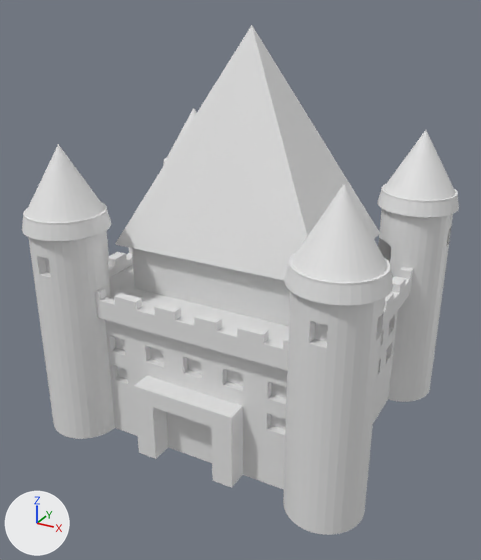
Two versions of the Blender file Assets/Models/Castle.blend, one commit apart.
One viewpoint serves both versions: a camera (50 mm lens) standing at (32.7, -61.7, 46.8) and looking at (0.0, -2.3, 17.1). The axes (+X, +Y, +Z) are drawn at lower left. The lights are the same throughout. The first picture is the older version.
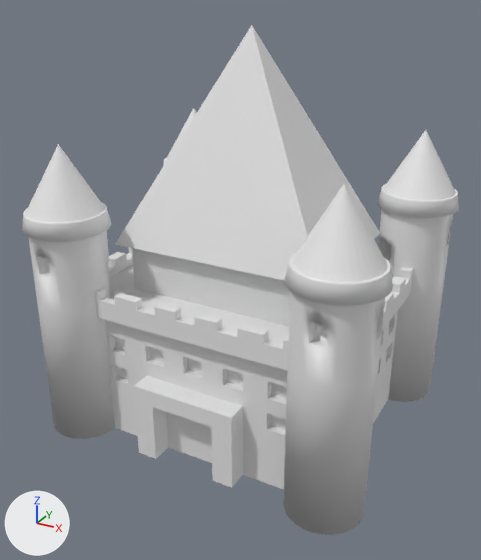
What differs and where, as boxes [x1, y1, x2, y2] in the pictures (481 x 560 px):
part 1 of me_cylinder_001, added
    after: [22, 210, 111, 259]
part 2 of me_cylinder_001, shading changed
    both: [24, 216, 115, 439]
part 3 of me_cylinder_002, added
    after: [284, 264, 393, 326]
part 4 of me_cylinder_002, shading changed
    both: [283, 269, 384, 535]
part 5 of me_cylinder_003, added
    after: [377, 189, 459, 234]
part 6 of me_cylinder_003, shading changed
    both: [379, 190, 454, 402]

Edits to the bpy script that builds the scene:
```text
Change me_cylinder_001:
    used by ob_cylinder; location = (-15.0, -12.5, 2.3); scale = (4.0, 4.0, 2.31)
    remove me_cylinder_001.from_pydata(...)  # 634 vertices, 604 faces; spans x -1.14..1.14, y -1.14..1.14, z -1.0..13.13
    add me_cylinder_001.from_pydata(...)  # 730 vertices, 700 faces; spans x -1.14..1.14, y -1.14..1.14, z -1.0..13.13
    me_cylinder_001 part 1: 96 vertices added at x -1.13..1.13, y -1.13..1.13, z 9.28..10.07
    me_cylinder_001 part 2: 160 kept faces spanning x -1.05..1.05, y -1.05..1.05, z -1.0..10.18 are now shaded smooth
Change me_cylinder_002:
    used by ob_cylinder_001; location = (15.0, -12.5, 2.3); rotation_euler = (0.0, 0.0, 1.571), in degrees (0, 0, 90); scale = (4.0, 4.0, 2.31)
    remove me_cylinder_002.from_pydata(...)  # 634 vertices, 604 faces; spans x -1.14..1.14, y -1.14..1.14, z -1.0..13.13
    add me_cylinder_002.from_pydata(...)  # 730 vertices, 700 faces; spans x -1.14..1.14, y -1.14..1.14, z -1.0..13.13
    me_cylinder_002 part 3: 96 vertices added at x -1.13..1.13, y -1.13..1.13, z 9.27..10.07
    me_cylinder_002 part 4: 160 kept faces spanning x -1.05..1.05, y -1.05..1.05, z -1.0..10.18 are now shaded smooth
Change me_cylinder_003:
    used by ob_cylinder_002; location = (15.0, 12.5, 2.3); rotation_euler = (0.0, 0.0, 3.142), in degrees (0, 0, 180); scale = (4.0, 4.0, 2.31)
    remove me_cylinder_003.from_pydata(...)  # 634 vertices, 604 faces; spans x -1.14..1.14, y -1.14..1.14, z -1.0..13.13
    add me_cylinder_003.from_pydata(...)  # 730 vertices, 700 faces; spans x -1.14..1.14, y -1.14..1.14, z -1.0..13.13
    me_cylinder_003 part 5: 96 vertices added at x -1.13..1.13, y -1.13..1.13, z 9.3..10.07
    me_cylinder_003 part 6: 160 kept faces spanning x -1.05..1.05, y -1.05..1.05, z -1.0..10.18 are now shaded smooth
```
